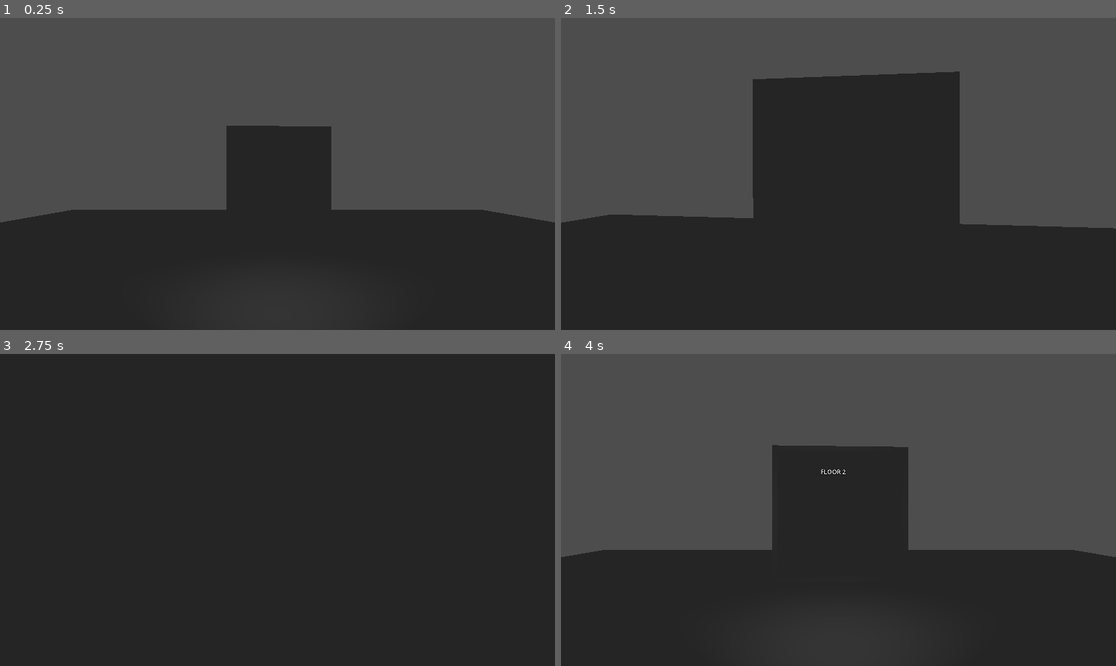
Above: before the commit, frames 1-4 (two rows, left to right).
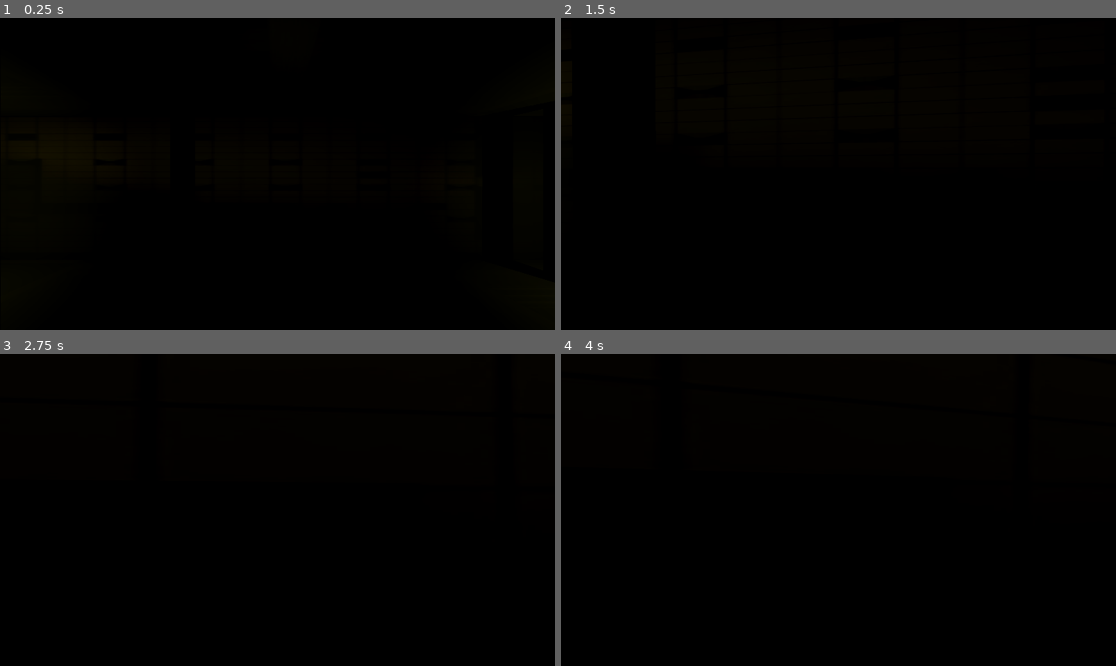
Above: after the commit, the same moments.

Repository: aahil-spec/the-last-floor
Game: Godot game, scene res://scenes/lobby.tscn
Same seed, same stepped clock (60 frames per second), same inputs: the game is played once before the commit and once after it.
Inputs (mouse positions are in pixels of both pictures, inside the frame that each line leads up to):
- Up to frame 1 (0.25 s): no input
- Up to frame 2 (1.5 s): tap Enter at 0.5 s; move the mouse to (866, 174) at 0.52 s; hold E (interact) 0.53-1.28 s; hold W (move_up) from 0.53 s (still down); click (866, 174) at 0.67 s; move the mouse to (810, 174) at 1.27 s; tap Ctrl (toggle_flashlight) at 1.35 s
- Up to frame 3 (2.75 s): keep holding W (move_up); move the mouse to (288, 503) at 2.02 s; tap Alt at 2.1 s
- Up to frame 4 (4 s): keep holding W (move_up); tap Space at 2.75 s; move the mouse to (832, 516) at 2.77 s; tap Shift at 2.85 s; click (832, 516) at 2.92 s; tap Enter at 3.5 s; move the mouse to (877, 513) at 3.52 s; hold E (interact) from 3.53 s (still down)

The runs differ from the first frame. In frame 1, 100% of the frame differs, in the area x 0-100%, y 0-100%; in frame 2, 100%; in frame 3, 100%; in frame 4, 100%.

Commit message:
I am right now building the lobby and making it look spooky so it fits the environment

Diff:
--- a/scenes/lobby.tscn
+++ b/scenes/lobby.tscn
@@ -1,25 +1,196 @@
 [gd_scene format=3 uid="uid://e281y7hnvs0f"]
 
 [ext_resource type="PackedScene" uid="uid://bmvjassiyvewi" path="res://scenes/player.tscn" id="1_o1atq"]
-[ext_resource type="PackedScene" uid="uid://ci1mnb3j0s6uq" path="res://scenes/basic_door.tscn" id="2_5gu6x"]
+[ext_resource type="Texture2D" uid="uid://cqlhoheyj6wkb" path="res://assets/backroom_this_model_will_give_you_nightmare_2.png" id="3_07nfq"]
+[ext_resource type="PackedScene" uid="uid://bqlo2echfwcxm" path="res://assets/reception_desk.glb" id="3_apkv3"]
 [ext_resource type="PackedScene" uid="uid://dawpmarouyu7m" path="res://scenes/elevator.tscn" id="3_q60fs"]
+[ext_resource type="Texture2D" uid="uid://kvak3cofi7qd" path="res://assets/backroom_this_model_will_give_you_nightmare_0.png" id="4_oipnb"]
+[ext_resource type="PackedScene" uid="uid://drqcmh5pwt6c5" path="res://assets/wooden_chair.glb" id="4_omrgh"]
+[ext_resource type="PackedScene" uid="uid://b8v7auefcvd78" path="res://assets/table_small_table_an_old_little_table.glb" id="5_ncsg4"]
+[ext_resource type="Texture2D" uid="uid://byas5ry3xk4sh" path="res://assets/backroom_this_model_will_give_you_nightmare_4.png" id="5_yad6j"]
+[ext_resource type="PackedScene" uid="uid://we5jqw0ahook" path="res://assets/old_telephone.glb" id="6_07nfq"]
 
 [sub_resource type="Environment" id="Environment_5gu6x"]
 
+[sub_resource type="StandardMaterial3D" id="StandardMaterial3D_m1sns"]
+albedo_texture = ExtResource("3_07nfq")
+
+[sub_resource type="StandardMaterial3D" id="StandardMaterial3D_dyhay"]
+albedo_texture = ExtResource("4_oipnb")
+
+[sub_resource type="StandardMaterial3D" id="StandardMaterial3D_q6qq2"]
+albedo_texture = ExtResource("5_yad6j")
+
+[sub_resource type="StandardMaterial3D" id="StandardMaterial3D_rgcd7"]
+albedo_texture = ExtResource("3_07nfq")
+
+[sub_resource type="StandardMaterial3D" id="StandardMaterial3D_lqo1b"]
+albedo_texture = ExtResource("5_yad6j")
+
+[sub_resource type="StandardMaterial3D" id="StandardMaterial3D_0gjkf"]
+albedo_texture = ExtResource("5_yad6j")
+
+[sub_resource type="StandardMaterial3D" id="StandardMaterial3D_o2i1r"]
+albedo_texture = ExtResource("5_yad6j")
+
+[sub_resource type="StandardMaterial3D" id="StandardMaterial3D_iulku"]
+albedo_texture = ExtResource("5_yad6j")
+
+[sub_resource type="StandardMaterial3D" id="StandardMaterial3D_dfnwm"]
+albedo_texture = ExtResource("5_yad6j")
+
+[sub_resource type="StandardMaterial3D" id="StandardMaterial3D_0jb4q"]
+albedo_texture = ExtResource("5_yad6j")
+
+[sub_resource type="StandardMaterial3D" id="StandardMaterial3D_vwf6o"]
+albedo_texture = ExtResource("5_yad6j")
+
+[sub_resource type="StandardMaterial3D" id="StandardMaterial3D_iwi7x"]
+albedo_texture = ExtResource("5_yad6j")
+
+[sub_resource type="Environment" id="Environment_apkv3"]
+background_mode = 1
+
 [node name="Lobby" type="Node3D" unique_id=1528537454]
-
-[node name="CSGBox3D" type="CSGBox3D" parent="." unique_id=693558114]
-use_collision = true
-size = Vector3(20, 0.5, 20)
 
 [node name="WorldEnvironment" type="WorldEnvironment" parent="." unique_id=1693086920]
 environment = SubResource("Environment_5gu6x")
 
 [node name="Player" parent="." unique_id=613655871 instance=ExtResource("1_o1atq")]
-transform = Transform3D(1, 0, 0, 0, 1, 0, 0, 0, 1, 0, 1.6229823, 0)
-
-[node name="BasicDoor" parent="." unique_id=1841622639 instance=ExtResource("2_5gu6x")]
-transform = Transform3D(1, 0, 0, 0, 1, 0, 0, 0, 1, 0, 1.2365129, 2.1638792)
+transform = Transform3D(1, 0, 0, 0, 1, 0, 0, 0, 1, 0, 2.9282248, 12.199827)
 
 [node name="Elevator" parent="." unique_id=991641716 instance=ExtResource("3_q60fs")]
-transform = Transform3D(-0.9992582, 0, -0.03851001, 0, 1, 0, 0.03851001, 0, -0.9992582, 0, 1.864047, -7.2920136)
+transform = Transform3D(-0.095758796, 0, -0.99540454, 0, 1, 0, 0.99540454, 0, -0.095758796, -12.002283, 2.229126, 1.7255944)
+
+[node name="CSGCombiner3D" type="CSGCombiner3D" parent="." unique_id=714174748]
+transform = Transform3D(1, 0, 0, 0, 1, 0, 0, 0, 1, 0, 2.865839, 0)
+use_collision = true
+
+[node name="CSGBox3D" type="CSGBox3D" parent="CSGCombiner3D" unique_id=500948948]
+size = Vector3(25, 5, 25)
+material = SubResource("StandardMaterial3D_m1sns")
+
+[node name="CSGBox3D2" type="CSGBox3D" parent="CSGCombiner3D" unique_id=604621889]
+material_override = SubResource("StandardMaterial3D_dyhay")
+operation = 2
+size = Vector3(24, 4.5, 24)
+material = SubResource("StandardMaterial3D_q6qq2")
+
+[node name="CSGBox3D4" type="CSGBox3D" parent="CSGCombiner3D" unique_id=1349167475]
+transform = Transform3D(1, 0, 0, 0, 1, 0, 0, 0, 1, -1.1181946, 0.11342549, 5.691508)
+size = Vector3(21.953064, 4.727417, 0.3182373)
+material = SubResource("StandardMaterial3D_rgcd7")
+
+[node name="OmniLight3D" type="OmniLight3D" parent="." unique_id=1277781096]
+transform = Transform3D(1, 0, 0, 0, 1, 0, 0, 0, 1, 9.686238, 2.095327, -7.4295645)
+light_color = Color(1, 1, 0.654902, 1)
+light_energy = 1.659
+shadow_enabled = true
+omni_range = 4.244573
+omni_attenuation = 2.0
+
+[node name="OmniLight3D2" type="OmniLight3D" parent="." unique_id=1442562124]
+transform = Transform3D(1, 0, 0, 0, 1, 0, 0, 0, 1, -7.8251886, 2.6203218, 9.013059)
+light_color = Color(1, 1, 0.654902, 1)
+light_energy = 1.659
+shadow_enabled = true
+omni_range = 6.590434
+omni_attenuation = 2.0
+
+[node name="OmniLight3D3" type="OmniLight3D" parent="." unique_id=1741222416]
+transform = Transform3D(1, 0, 0, 0, 1, 0, 0, 0, 1, 7.585353, 2.6203218, 9.013059)
+light_color = Color(1, 1, 0.654902, 1)
+light_energy = 1.659
+shadow_enabled = true
+omni_range = 6.590434
+omni_attenuation = 2.0
+
+[node name="OmniLight3D4" type="OmniLight3D" parent="." unique_id=1447705175]
+transform = Transform3D(1, 0, 0, 0, 1, 0, 0, 0, 1, 5.4869957, 2.6203218, 1.5154305)
+light_color = Color(1, 1, 0.654902, 1)
+light_energy = 0.081
+shadow_enabled = true
+omni_range = 6.590434
+omni_attenuation = 2.0
+
+[node name="OmniLight3D6" type="OmniLight3D" parent="." unique_id=628314964]
+transform = Transform3D(1, 0, 0, 0, 1, 0, 0, 0, 1, -9.141497, 3.344081, 1.5154305)
+light_color = Color(0.7806944, 1.9492954e-06, 3.85046e-07, 1)
+light_energy = 3.816
+shadow_enabled = true
+omni_range = 5.6450176
+omni_attenuation = 2.0
+
+[node name="OmniLight3D5" type="OmniLight3D" parent="." unique_id=1745257335]
+transform = Transform3D(1, 0, 0, 0, 1, 0, 0, 0, 1, -0.11751652, 2.6203218, -2.2163486)
+light_color = Color(1, 1, 0.654902, 1)
+light_energy = 0.539
+shadow_enabled = true
+omni_range = 25.976488
+omni_attenuation = 2.0
+
+[node name="Sketchfab_Scene" parent="." unique_id=819604541 instance=ExtResource("3_apkv3")]
+transform = Transform3D(0.035633452, 0, 1.6035537, 0, 1.6039495, 0, -1.6035537, 0, 0.035633452, 7.773094, 0.61583996, 2.4859607)
+
+[node name="Sketchfab_Scene2" parent="." unique_id=1210519062 instance=ExtResource("4_omrgh")]
+transform = Transform3D(-0.044449404, 0, -1.8626766, 0, 1.8632069, 0, 1.8626766, 0, -0.044449404, 10.884294, 0.61583996, -8.772327)
+
+[node name="Sketchfab_Scene3" parent="." unique_id=1466588513 instance=ExtResource("4_omrgh")]
+transform = Transform3D(-0.7684846, 0, -1.6973424, 0, 1.8632069, 0, 1.6973424, 0, -0.7684846, 10.848748, 0.61583996, -7.7689767)
+
+[node name="CSGCylinder3D" type="CSGCylinder3D" parent="." unique_id=313480823]
+transform = Transform3D(1, 0, 0, 0, 1, 0, 0, 0, 1, -2.364205, 2.9085665, 10.831168)
+material_override = SubResource("StandardMaterial3D_lqo1b")
+radius = 0.3
+height = 4.855957
+
+[node name="CSGCylinder3D2" type="CSGCylinder3D" parent="." unique_id=931617066]
+transform = Transform3D(1, 0, 0, 0, 1, 0, 0, 0, 1, -2.364205, 2.9085665, 7.1046724)
+material_override = SubResource("StandardMaterial3D_0gjkf")
+radius = 0.3
+height = 4.855957
+
+[node name="CSGCylinder3D3" type="CSGCylinder3D" parent="." unique_id=1765542203]
+transform = Transform3D(1, 0, 0, 0, 1, 0, 0, 0, 1, 7.1461687, 2.9085665, 7.1046724)
+material_override = SubResource("StandardMaterial3D_o2i1r")
+radius = 0.3
+height = 4.855957
+
+[node name="CSGCylinder3D5" type="CSGCylinder3D" parent="." unique_id=482891433]
+transform = Transform3D(1, 0, 0, 0, 1, 0, 0, 0, 1, 7.1461687, 2.9085665, 4.5430603)
+material_override = SubResource("StandardMaterial3D_iulku")
+radius = 0.3
+height = 4.855957
+
+[node name="CSGCylinder3D6" type="CSGCylinder3D" parent="." unique_id=1536251487]
+transform = Transform3D(1, 0, 0, 0, 1, 0, 0, 0, 1, 7.1461687, 2.9085665, -4.741403)
+material_override = SubResource("StandardMaterial3D_dfnwm")
+radius = 0.3
+height = 4.855957
+
+[node name="CSGCylinder3D7" type="CSGCylinder3D" parent="." unique_id=1678810802]
+transform = Transform3D(1, 0, 0, 0, 1, 0, 0, 0, 1, -0.94596195, 2.9085665, -4.741403)
+material_override = SubResource("StandardMaterial3D_0jb4q")
+radius = 0.3
+height = 4.855957
+
+[node name="CSGCylinder3D8" type="CSGCylinder3D" parent="." unique_id=1146001987]
+transform = Transform3D(1, 0, 0, 0, 1, 0, 0, 0, 1, -0.94596195, 2.9085665, 4.141243)
+material_override = SubResource("StandardMaterial3D_vwf6o")
+radius = 0.3
+height = 4.855957
+
+[node name="CSGCylinder3D4" type="CSGCylinder3D" parent="." unique_id=559703670]
+transform = Transform3D(1, 0, 0, 0, 1, 0, 0, 0, 1, 7.1461687, 2.9085665, 10.700593)
+material_override = SubResource("StandardMaterial3D_iwi7x")
+radius = 0.3
+height = 4.855957
+
+[node name="Sketchfab_Scene4" parent="." unique_id=1150514493 instance=ExtResource("5_ncsg4")]
+transform = Transform3D(0.01576772, 0, 0, 0, 0.01576772, 0, 0, 0, 0.01576772, 11.270807, 0.6159301, -5.2662973)
+
+[node name="Sketchfab_Scene5" parent="." unique_id=284733963 instance=ExtResource("6_07nfq")]
+transform = Transform3D(0.16917822, 0, -0.0897114, 0, 0.19149257, 0, 0.0897114, 0, 0.16917822, 11.246242, 1.9580188, -5.1693735)
+
+[node name="WorldEnvironment2" type="WorldEnvironment" parent="." unique_id=575225765]
+environment = SubResource("Environment_apkv3")
Binary file added: assets/backroom_this_model_will_give_you_nightmare.glb
Not shown, added: assets/backroom_this_model_will_give_you_nightmare.glb.import
Binary file added: assets/backroom_this_model_will_give_you_nightmare_0.png
Not shown, added: assets/backroom_this_model_will_give_you_nightmare_0.png.import
Binary file added: assets/backroom_this_model_will_give_you_nightmare_1.png
Not shown, added: assets/backroom_this_model_will_give_you_nightmare_1.png.import
Binary file added: assets/backroom_this_model_will_give_you_nightmare_2.png
Not shown, added: assets/backroom_this_model_will_give_you_nightmare_2.png.import
Binary file added: assets/backroom_this_model_will_give_you_nightmare_3.png
Not shown, added: assets/backroom_this_model_will_give_you_nightmare_3.png.import
Binary file added: assets/backroom_this_model_will_give_you_nightmare_4.png
Not shown, added: assets/backroom_this_model_will_give_you_nightmare_4.png.import
(and 38 more such lines)
